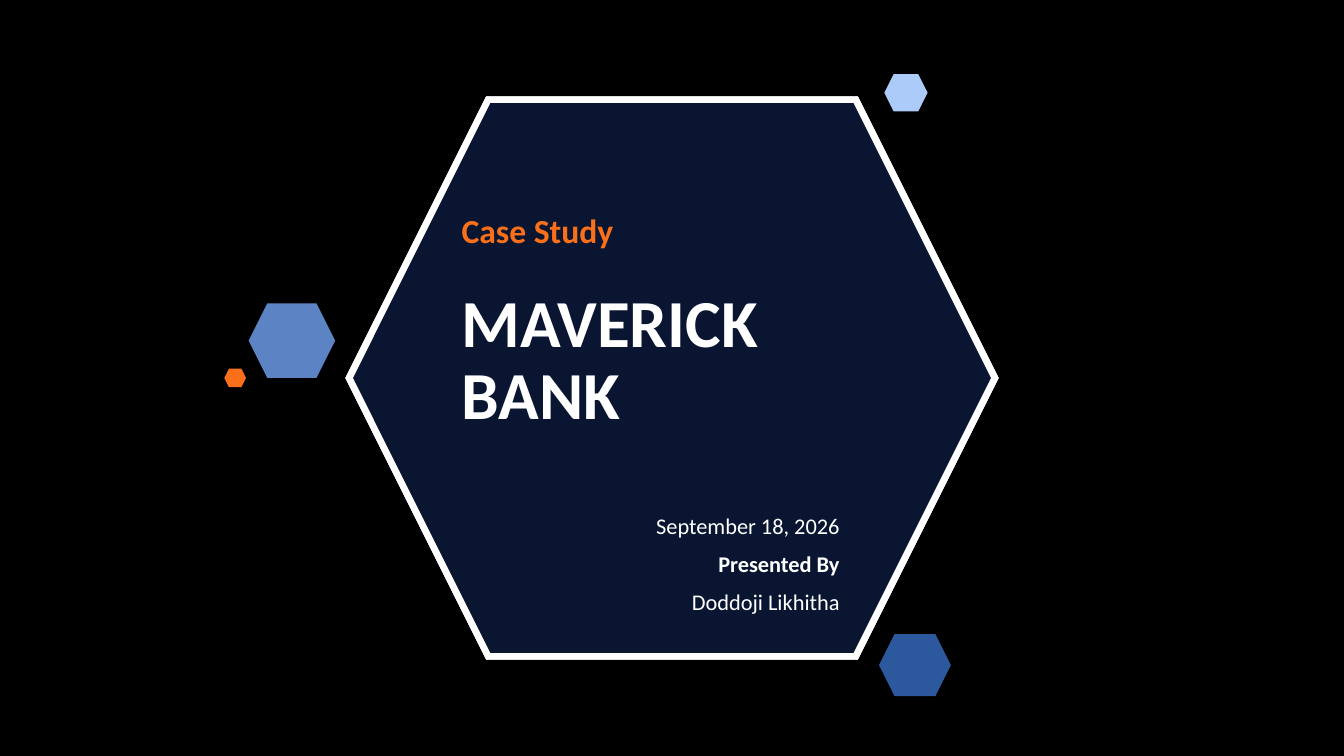
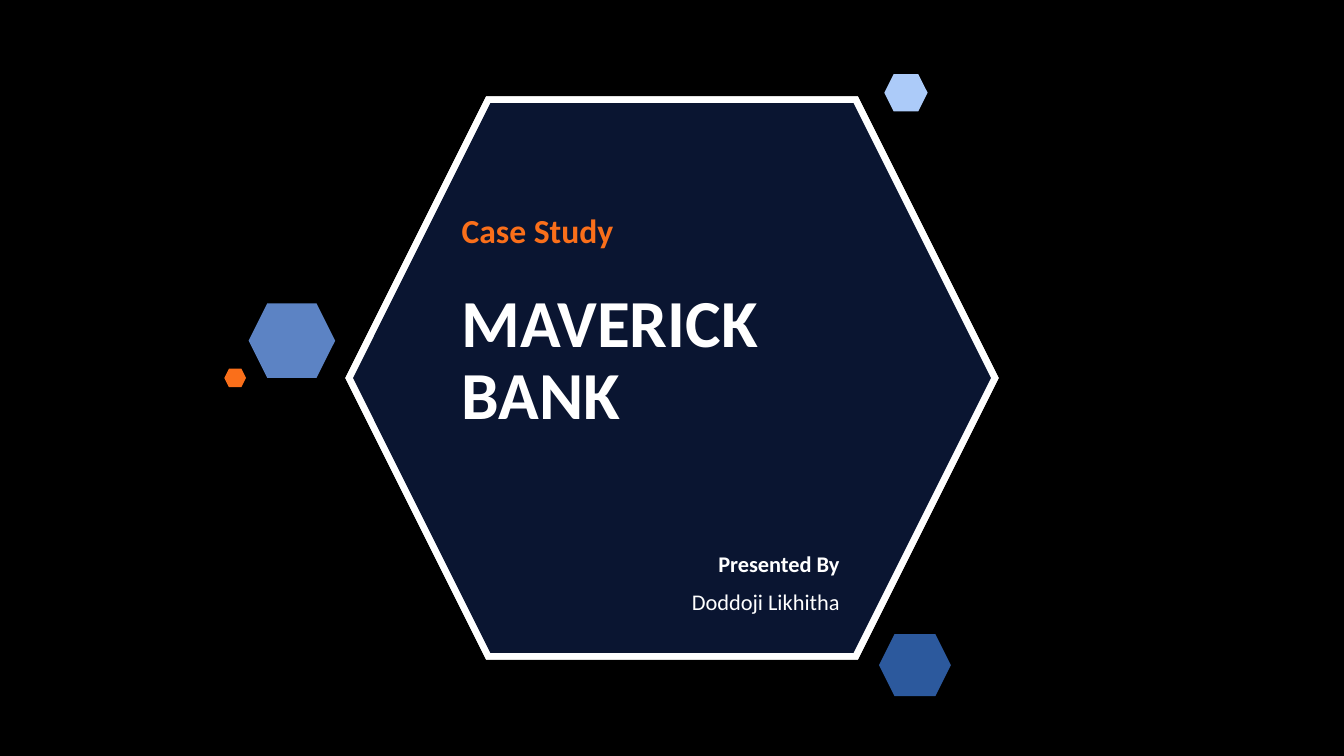
Before and after one commit to doddojilikhitha/maverick-bank-backend, a slide deck: slide 1 of Project-Documents/Casestudy Presentation ppt.pptx. Drawn at 1344x756 pixels with LibreOffice and Linux fonts; fonts in the diff are those of the drawing; background and template pictures are left out. Boxes give left, top, right and bottom in pixels: in the first picture for what was removed or moved away, otherwise in the second. Text is boxed around its words. In the diff, an @@ line names an element or a change of style, - is before the commit and + after.

```diff
--- a/Project-Documents/Casestudy Presentation ppt.pptx
+++ b/Project-Documents/Casestudy Presentation ppt.pptx
@@ text at [656, 518, 839, 538]: paragraph removed @@
-September 18, 2026
```
Also in this commit, not shown: 10 other slides changed.
